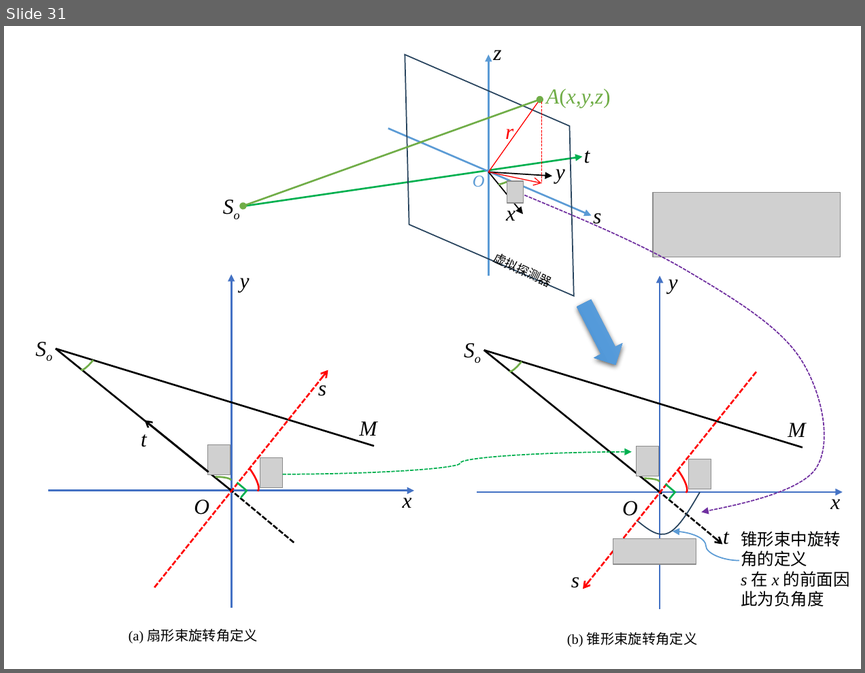
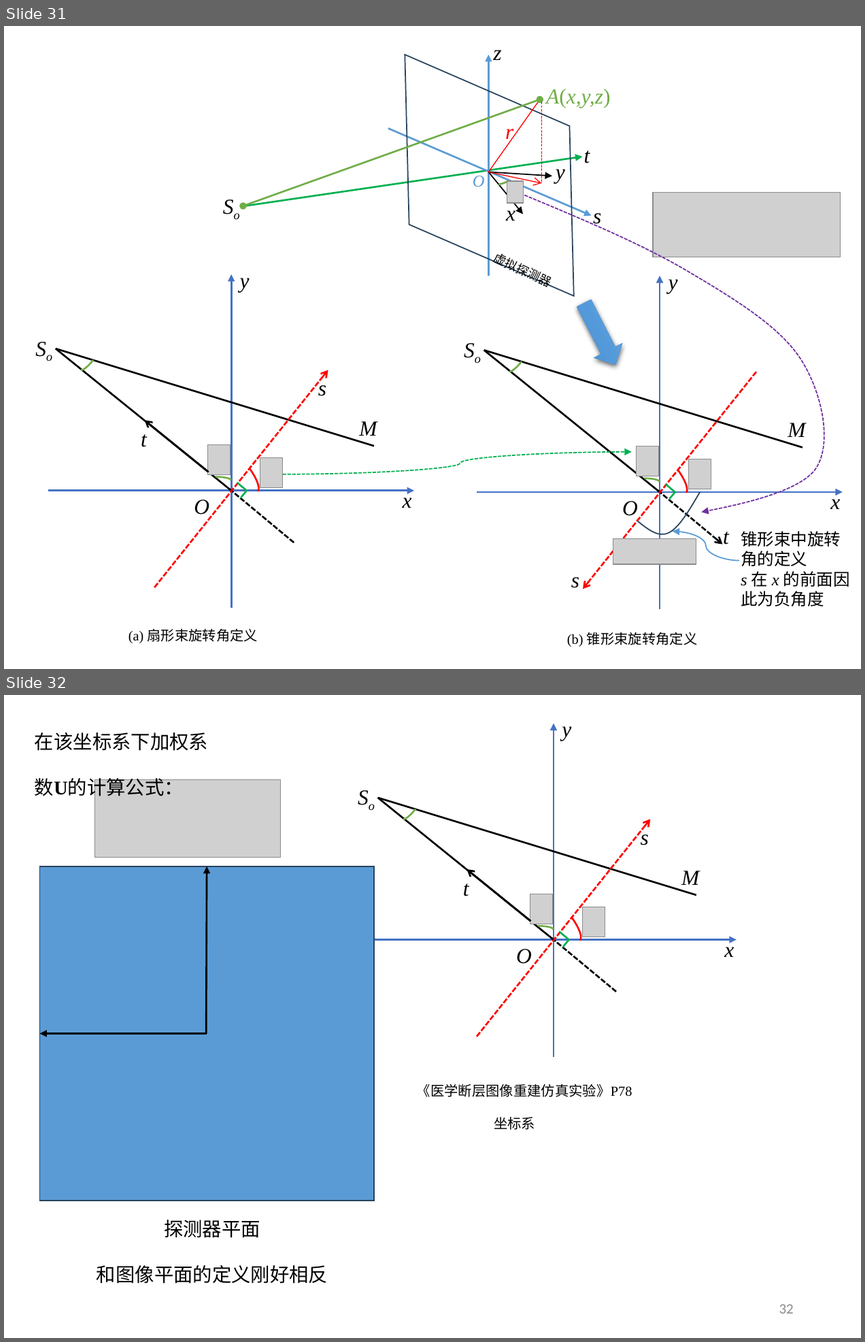
Before and after one commit to ffdd1818/images, a slide deck: CT平行束和扇形束算法的转换.pptx. Shown one above the other, each under a label of ours: slide 31 before the commit, slides 31 and 32 after it. The pictures are 865x673 and 865x1342 pixels, drawn with LibreOffice and Linux fonts; fonts in the diff are those of the drawing; grey boxes stand for pictures; background and template pictures are left out. Boxes give left, top, right and bottom in pixels: in the first picture for what was removed or moved away, otherwise in the second. Text is boxed around its words. In the diff, an @@ line names an element or a change of style, - is before the commit and + after.

```diff
--- a/CT平行束和扇形束算法的转换.pptx
+++ b/CT平行束和扇形束算法的转换.pptx
@@ slide 32 added at bbox=[4, 695, 861, 1338], background #FFFFFF @@
@@ text added at bbox=[35, 732, 208, 800], 28 pt, text #000000 @@
+在该坐标系下加权系数U的计算公式：
@@ arrow added from (553, 1057) to (553, 724), #4472C4 1.5 pt @@
@@ text added at bbox=[562, 726, 571, 741], 18 pt, text #000000, italic @@
+y
@@ picture added at bbox=[95, 780, 281, 858] @@
@@ text added at bbox=[349, 780, 392, 814], 18 pt, text #000000, italic @@
+So
@@ arc (boxed as its full ellipse) added at bbox=[400, 793, 425, 821], outline #70AD47 1.5 pt @@
@@ line added from (377, 798) to (553, 939), #000000 1.5 pt @@
@@ line added from (377, 798) to (696, 895), #000000 1.5 pt @@
@@ arrow added from (477, 1036) to (650, 819), #FF0000 1.5 pt dashed @@
@@ text added at bbox=[640, 828, 649, 845], 18 pt, text #000000, italic @@
+s
@@ rectangle added at bbox=[40, 866, 374, 1200], fill #5B9BD5, outline #28445D 1 pt @@
@@ arrow added from (206, 1034) to (207, 866), #000000 1.5 pt @@
@@ arrow added from (531, 921) to (466, 869), #000000 1.5 pt @@
@@ text added at bbox=[681, 870, 699, 885], 18 pt, text #000000, italic @@
+M
@@ text added at bbox=[463, 883, 469, 896], 18 pt, text #000000, italic @@
+t
@@ picture added at bbox=[530, 894, 552, 923] @@
@@ arc (boxed as its full ellipse) added at bbox=[548, 900, 585, 945], outline #FF0000 1.5 pt @@
@@ picture added at bbox=[582, 906, 604, 936] @@
@@ arrow added from (371, 939) to (736, 939), #4472C4 1.5 pt @@
@@ arc (boxed as its full ellipse) added at bbox=[522, 926, 553, 932], outline #70AD47 1.5 pt @@
@@ line added from (551, 938) to (617, 991), #000000 1.5 pt dashed @@
@@ elbow line added from (559, 932) to (563, 946), #00B050 1.5 pt @@
@@ text added at bbox=[516, 949, 532, 967], 18 pt, text #000000, italic @@
+O
@@ text added at bbox=[724, 940, 734, 957], 18 pt, text #000000, italic @@
+x
@@ arrow added from (207, 1034) to (40, 1034), #000000 1.5 pt @@
@@ text added at bbox=[417, 1084, 632, 1130], 20 pt, text #000000 @@
+《医学断层图像重建仿真实验》P78
+坐标系
@@ text added at bbox=[96, 1219, 328, 1283], 28 pt, text #000000 @@
+探测器平面
+和图像平面的定义刚好相反
@@ page number added at bbox=[779, 1304, 793, 1313], 12 pt, text #8C8C8C @@
+32
```
